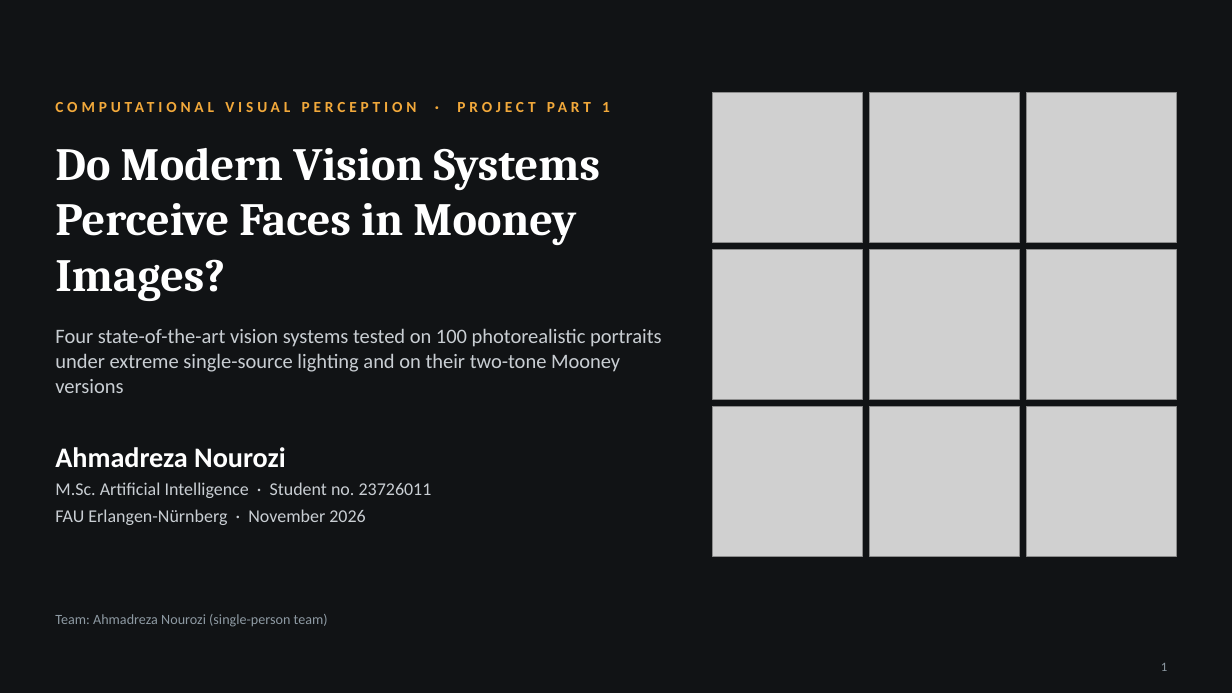
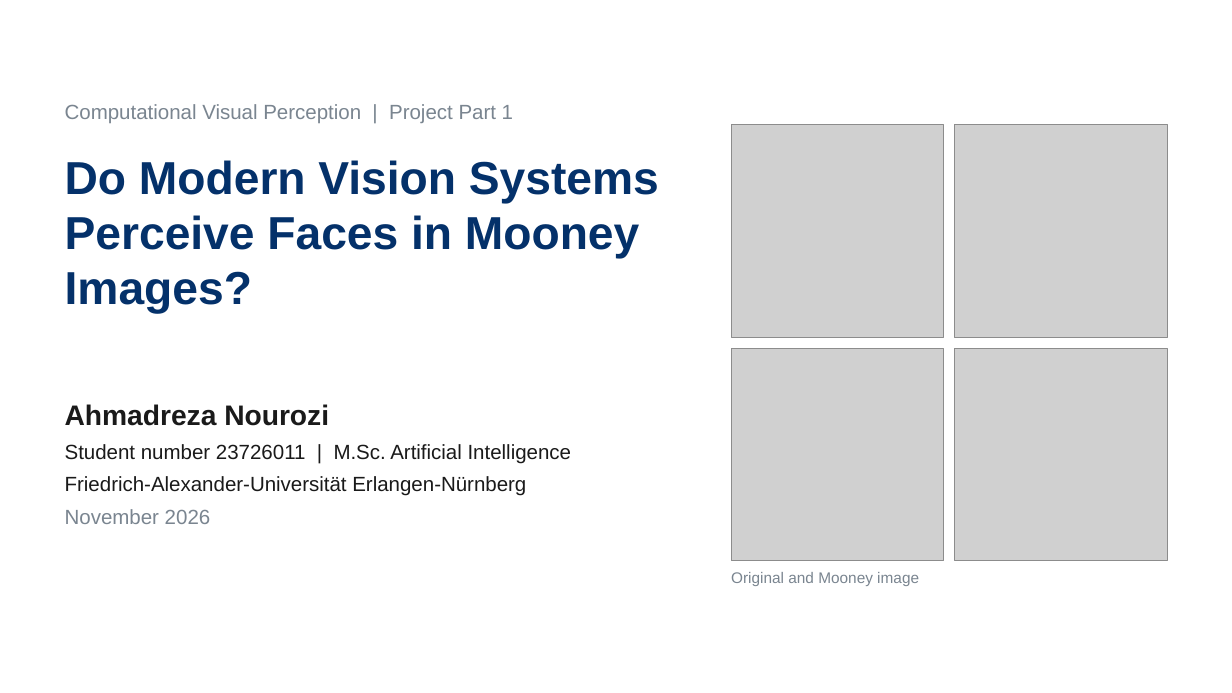
Before and after one commit to Ahmadrezanourozii/computer-vision-models-project, a slide deck: slide 1 of deliverables/Nourozi_23726011_CompVP_Part1.pptx. Drawn at 1232x693 pixels with LibreOffice and Linux fonts; fonts in the diff are those of the drawing; grey boxes stand for pictures. Boxes give left, top, right and bottom in pixels: in the first picture for what was removed or moved away, otherwise in the second. Text is boxed around its words. In the diff, an @@ line names an element or a change of style, - is before the commit and + after.

```diff
--- a/deliverables/Nourozi_23726011_CompVP_Part1.pptx
+++ b/deliverables/Nourozi_23726011_CompVP_Part1.pptx
@@ background #111315 to #FFFFFF @@
@@ text at [65,104,513,123]: text changed; size 12 to 16 pt; font Calibri to Arial; text colour #F2A93B to #7A8590; bold off @@
-COMPUTATIONAL VISUAL PERCEPTION · PROJECT PART 1
+Computational Visual Perception | Project Part 1
@@ picture removed at [1027,92,1177,242] @@
@@ text "Do Modern Vision Systems Perceive ...": place and size @@
-text "Do Modern Vision Systems Perceive ..." at [55,148,600,301]
+text "Do Modern Vision Systems Perceive ..." at [65,160,659,314]
@@ text "Do Modern Vision Systems Perceive ..." at [65,160,659,314]: font Cambria to Arial, text colour #FFFFFF to #04316A @@
@@ picture: place and size @@
-picture at [713,250,862,399]
+picture at [731,125,944,337]
@@ picture: place and size @@
-picture at [713,92,862,242]
+picture at [955,125,1167,337]
@@ picture removed at [870,250,1019,399] @@
@@ picture removed at [1027,250,1177,399] @@
@@ text removed at [55,328,662,393] @@
-Four state-of-the-art vision systems tested on 100 photorealistic portraits under extreme single-source lighting and on their two-tone Mooney versions
@@ picture added at [731,348,944,561] @@
@@ picture: place and size @@
-picture at [870,92,1019,242]
+picture at [955,348,1167,561]
@@ text at [65,404,329,426]: font Calibri to Arial, text colour #FFFFFF to #1A1A1A in "Ahmadreza Nourozi"; more space between paragraphs @@
@@ text "Ahmadreza Nourozi": place and size @@
-text "Ahmadreza Nourozi" at [55,447,432,525]
+text "Ahmadreza Nourozi" at [65,404,572,524]
@@ picture removed at [713,407,862,556] @@
@@ picture removed at [870,407,1019,556] @@
@@ picture removed at [1027,407,1177,556] @@
@@ text at [65,444,572,524]: text changed; size 14 to 16 pt; font Calibri to Arial; text colour #C9CED3 to #1A1A1A @@
-M.Sc. Artificial Intelligence · Student no. 23726011
-FAU Erlangen-Nürnberg · November 2026
+Student number 23726011 | M.Sc. Artificial Intelligence
+Friedrich-Alexander-Universität Erlangen-Nürnberg
+November 2026
@@ text added at [731,572,919,586], 12 pt, text #7A8590 @@
+Original and Mooney image
@@ text removed at [55,614,328,627] @@
-Team: Ahmadreza Nourozi (single-person team)
@@ page number removed at [1161,663,1167,671] @@
-1
```
Also in this commit, not shown: 13 other slides changed, 3 other files.
